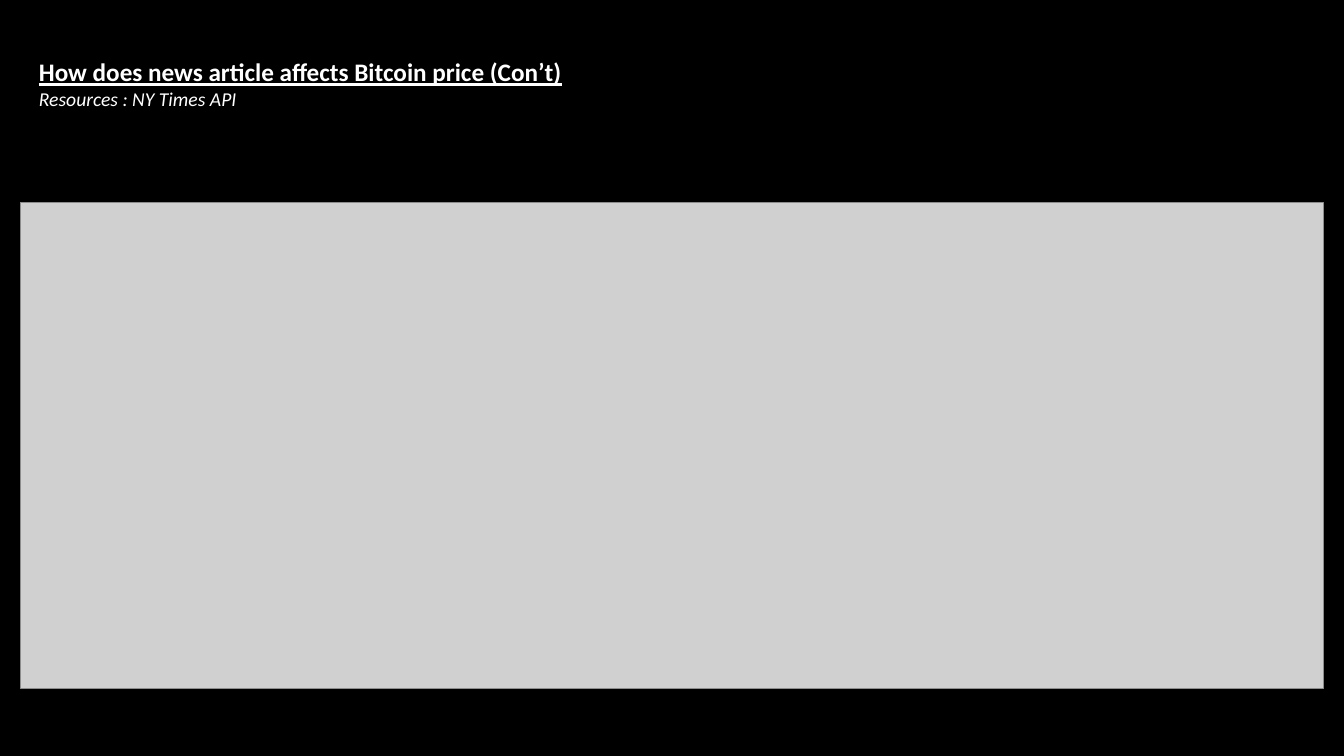
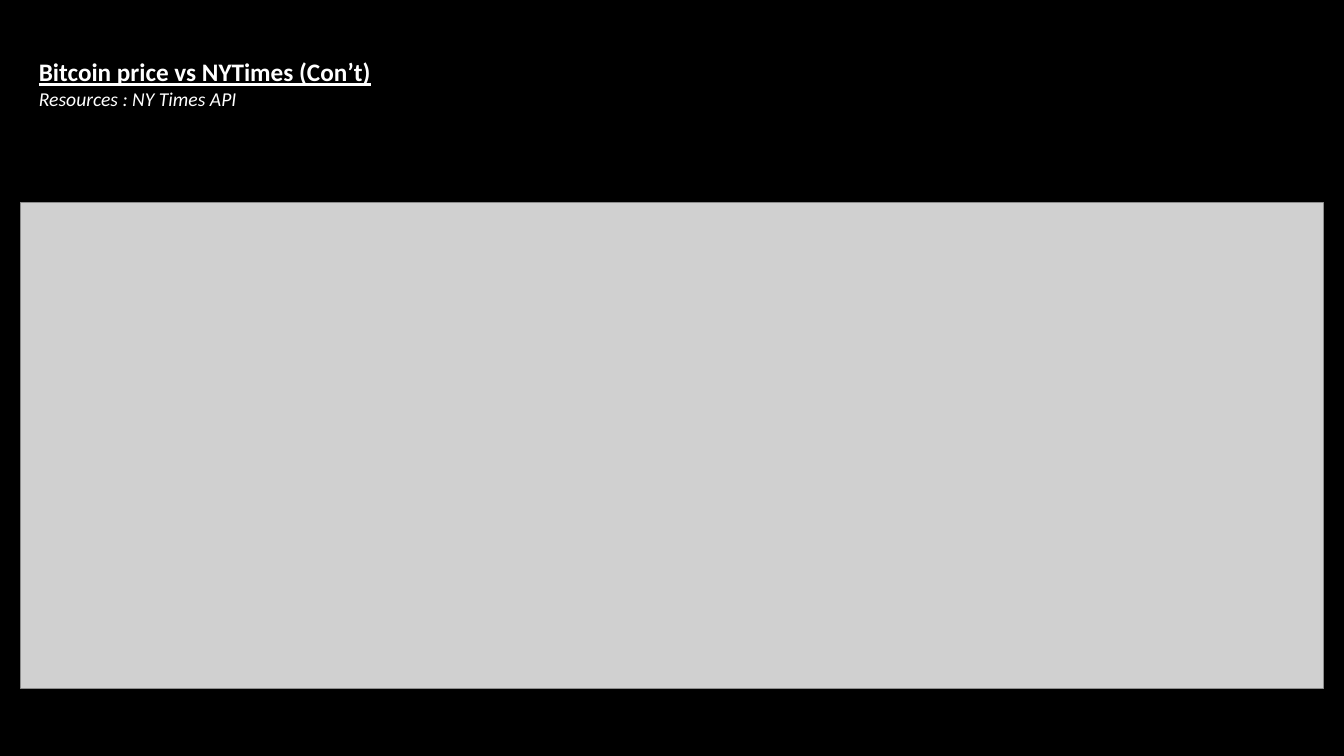
Before and after one commit to CharlotteC21/Cryptocurreny-Trend-Analysis-Group-Project, a slide deck: slide 10 of PPT Crypto Trend Group Project.pptx. Drawn at 1344x756 pixels with LibreOffice and Linux fonts; fonts in the diff are those of the drawing; grey boxes stand for pictures; background and template pictures are left out. Boxes give left, top, right and bottom in pixels: in the first picture for what was removed or moved away, otherwise in the second. Text is boxed around its words. In the diff, an @@ line names an element or a change of style, - is before the commit and + after.

```diff
--- a/PPT Crypto Trend Group Project.pptx
+++ b/PPT Crypto Trend Group Project.pptx
@@ text at [39, 62, 370, 86]: text changed @@
-How does news article affects Bitcoin price (Con’t)
+Bitcoin price vs NYTimes (Con’t)
```
Also in this commit, not shown: 2 other slides changed.
